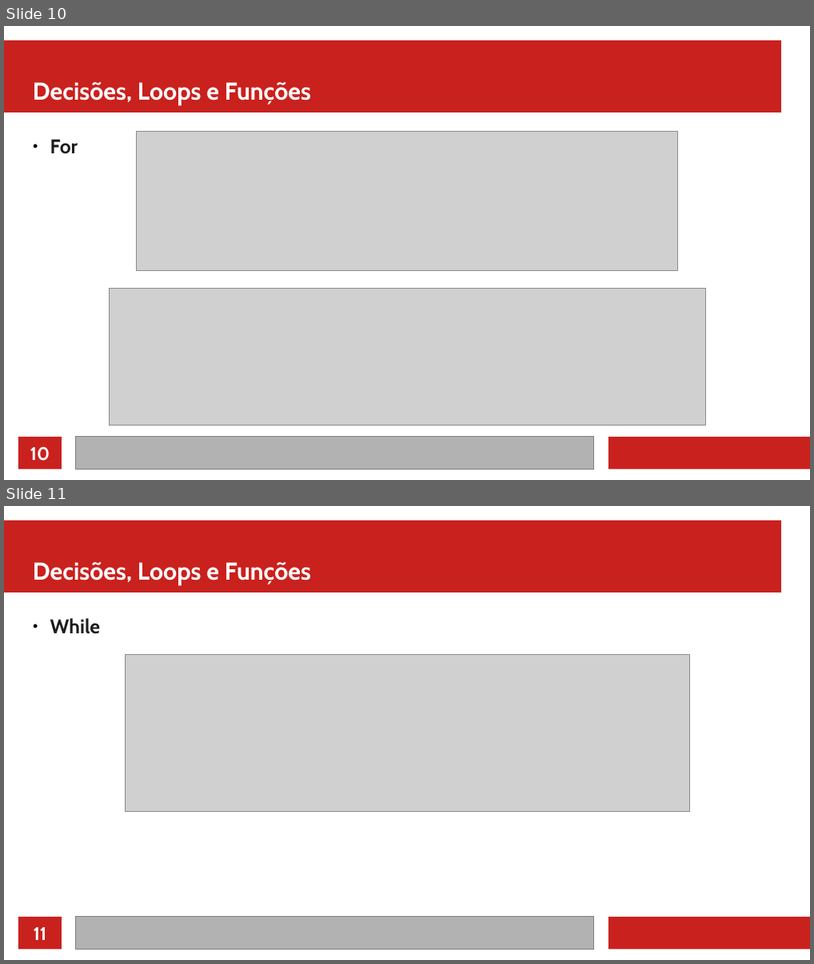
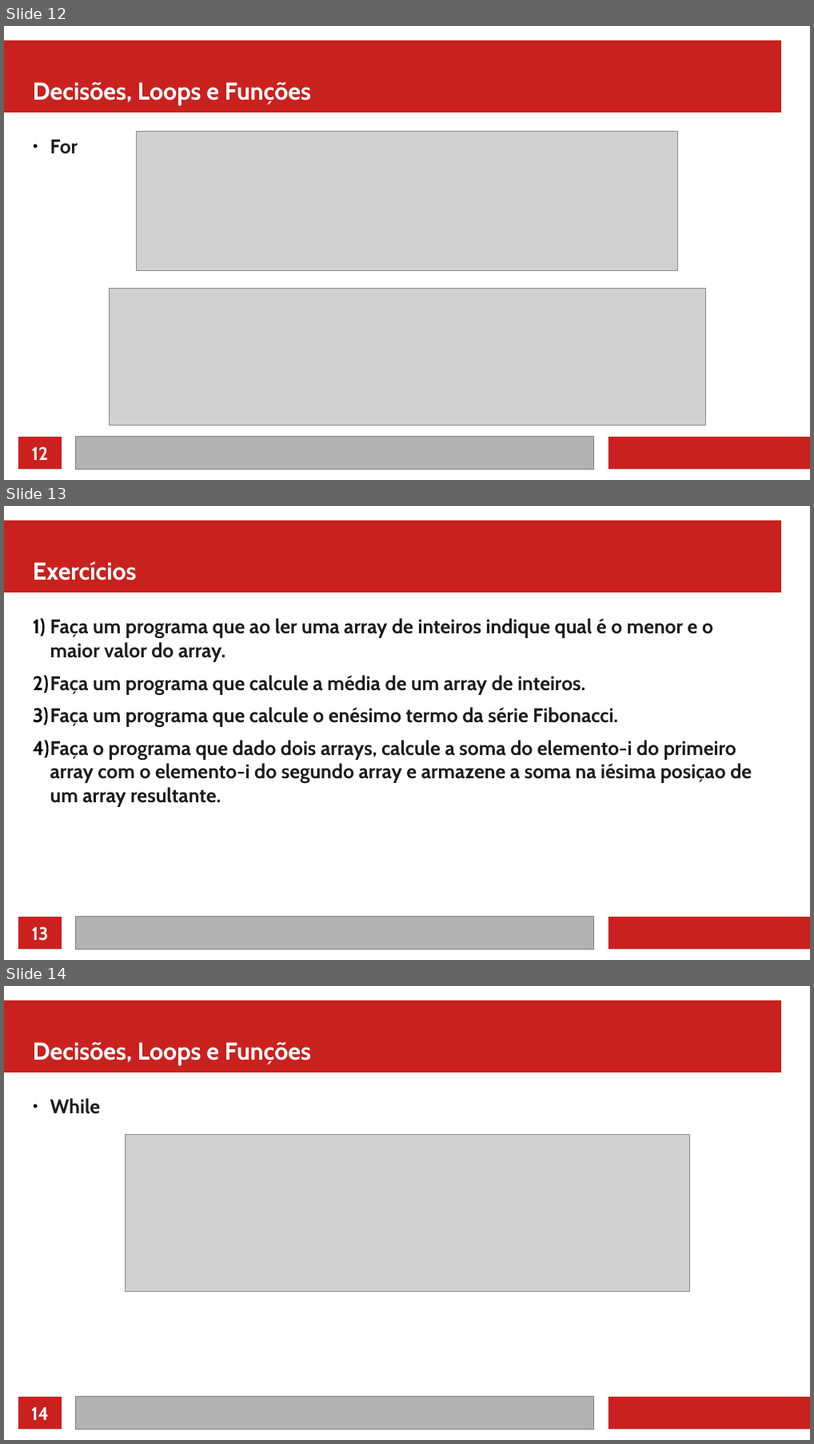
Before and after one commit to jeffersoncarvalho/ufc_2022_1, a slide deck: PD/02 - Ifs Loops e Funções.odp. Shown one above the other, each under a label of ours: slides 10 and 11 before the commit, slides 12, 13 and 14 after it. The pictures are 814x964 and 814x1444 pixels, drawn with LibreOffice and Linux fonts; fonts in the diff are those of the drawing; grey boxes stand for pictures. Boxes give left, top, right and bottom in pixels: in the first picture for what was removed or moved away, otherwise in the second. Text is boxed around its words. In the diff, an @@ line names an element or a change of style, - is before the commit and + after.

```diff
--- a/PD/02 - Ifs Loops e Funções.odp
+++ b/PD/02 - Ifs Loops e Funções.odp
@@ slide 13 added at <box>4,506,810,960</box>, background #FFFFFF; not listed: 4 template elements that a slide beside it also shows @@
@@ title added at <box>33,561,137,580</box>, 24 pt, text #FFFFFF, bold @@
+Exercícios
@@ text added at <box>33,618,752,807</box>, 19.5 pt, text #1C1C1C, bold @@
+1) Faça um programa que ao ler uma array de inteiros indique qual é o menor e o maior valor do array.
+2) Faça um programa que calcule a média de um array de inteiros.
+3) Faça um programa que calcule o enésimo termo da série Fibonacci.
+4) Faça o programa que dado dois arrays, calcule a soma do elemento-i do primeiro array com o elemento-i do segundo array e armazene a soma na iésima posiçao de um array resultante.
@@ page number added at <box>32,926,49,940</box>, 18 pt, text #FFFFFF, bold @@
+13
@@ what was slide 10 is now slide 12 @@
@@ page number at <box>32,446,49,460</box>: text changed @@
-10
+12
@@ what was slide 11 is now slide 14 @@
@@ page number at <box>31,1407,49,1420</box>: text changed @@
-11
+14
```
Also in this commit, not shown: 4 other slides added, 32 other files.
